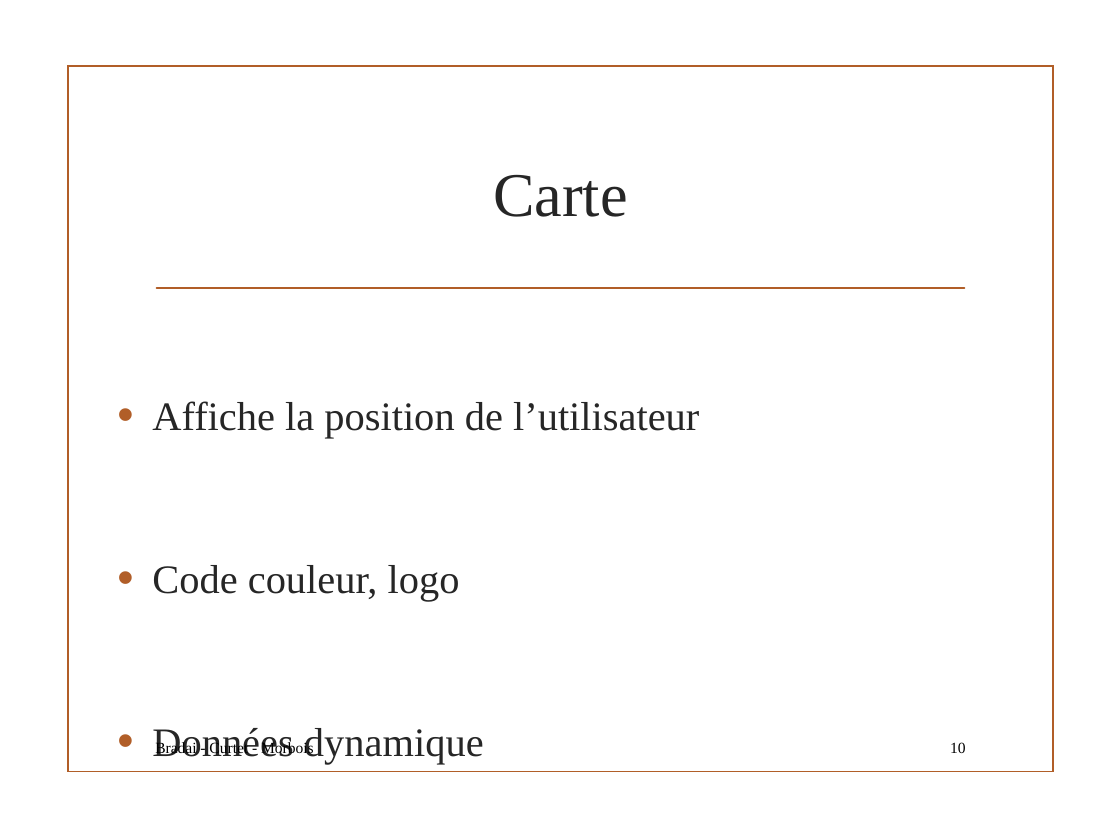
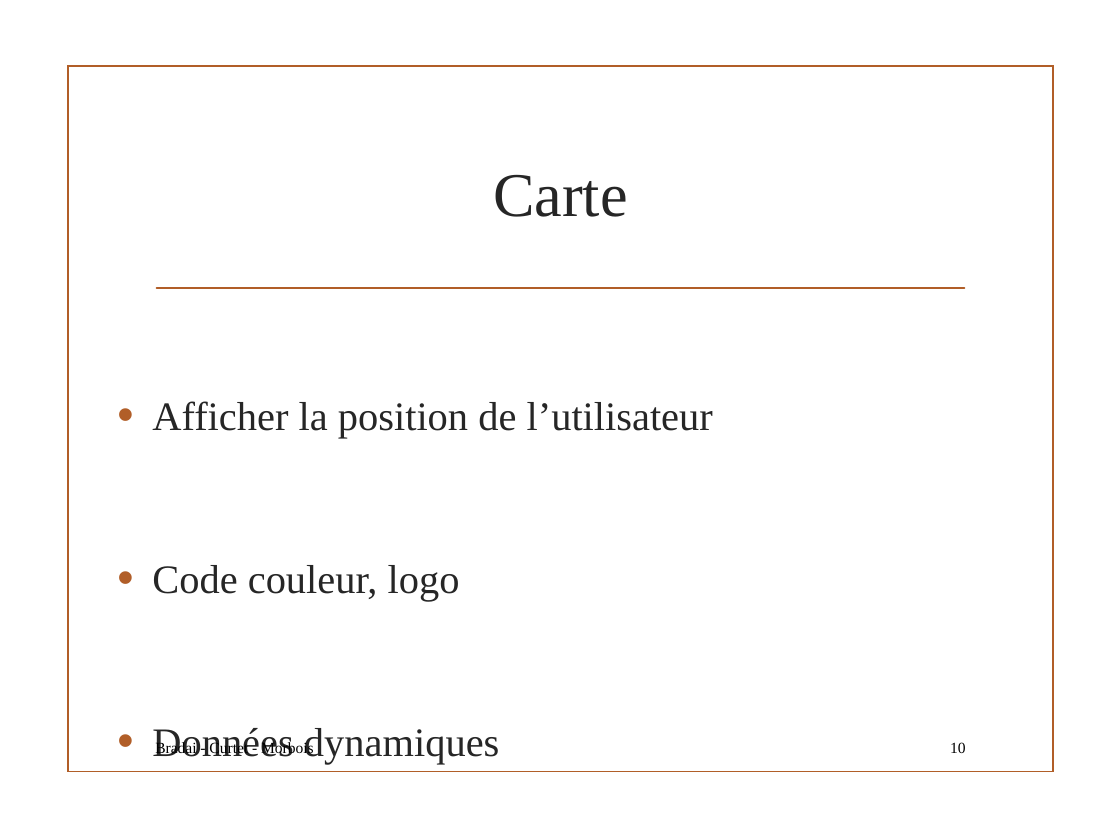
Before and after one commit to haithambradai/archi-velo, a slide deck: slide 10 of Projet ArchiWeb.pptx. Drawn at 1120x840 pixels with LibreOffice and Linux fonts; fonts in the diff are those of the drawing; background and template pictures are left out. Boxes give left, top, right and bottom in pixels: in the first picture for what was removed or moved away, otherwise in the second. Text is boxed around its words. In the diff, an @@ line names an element or a change of style, - is before the commit and + after.

```diff
--- a/Projet ArchiWeb.pptx
+++ b/Projet ArchiWeb.pptx
@@ text at (x1=152, y1=401, x2=713, y2=439): text changed @@
-• Affiche la position de l’utilisateur
+• Afficher la position de l’utilisateur
@@ text at (x1=152, y1=728, x2=499, y2=765): text changed @@
-• Données dynamique
+• Données dynamiques
```
Also in this commit, not shown: 3 other slides changed.
